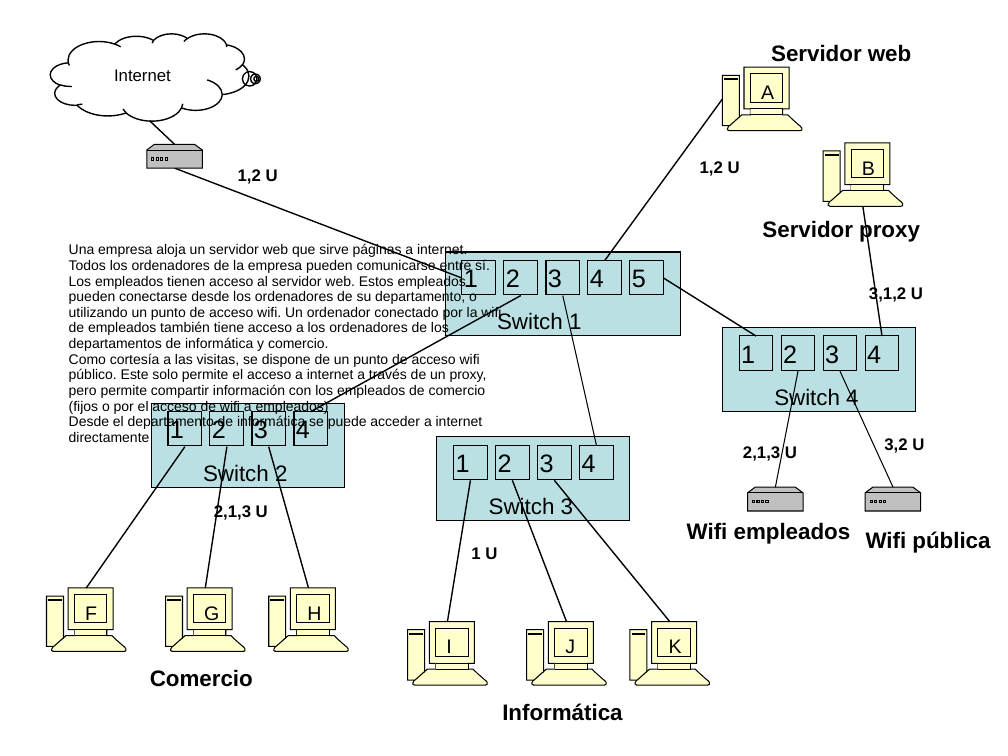
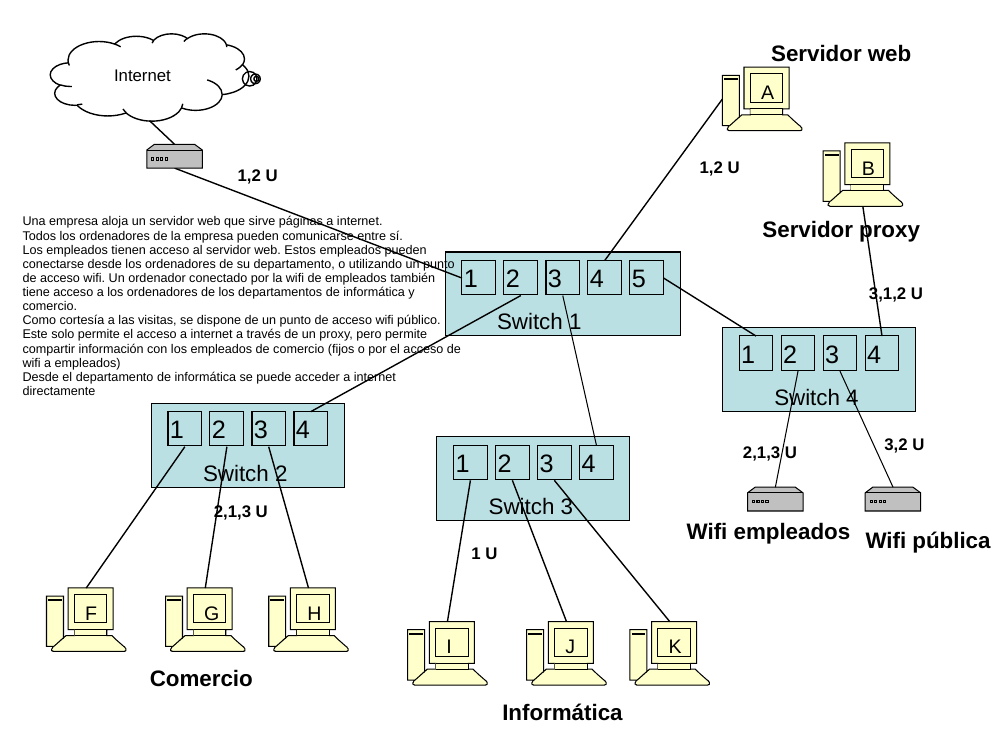
Before and after one commit to overdrive80/apuntes-clase, a slide deck: slide 9 of planificacion-administracion-redes-asir1/apuntes/7/RL-EjercicioVLAN-soluciones.ppt (slide 4 before the commit). Drawn at 1008x756 pixels with LibreOffice and Linux fonts; fonts in the diff are those of the drawing. Boxes give left, top, right and bottom in pixels: in the first picture for what was removed or moved away, otherwise in the second. Text is boxed around its words. In the diff, an @@ line names an element or a change of style, - is before the commit and + after.

```diff
--- a/planificacion-administracion-redes-asir1/apuntes/7/RL-EjercicioVLAN-soluciones.ppt
+++ b/planificacion-administracion-redes-asir1/apuntes/7/RL-EjercicioVLAN-soluciones.ppt
@@ table at (x1=13, y1=171, x2=475, y2=403) @@
@@ size 10 to 9 pt @@
@@ table moved from (x1=58, y1=219, x2=520, y2=451) to (x1=13, y1=171, x2=475, y2=403) @@
```
Also in this commit, not shown: 4 other slides changed, 4 slides added.
